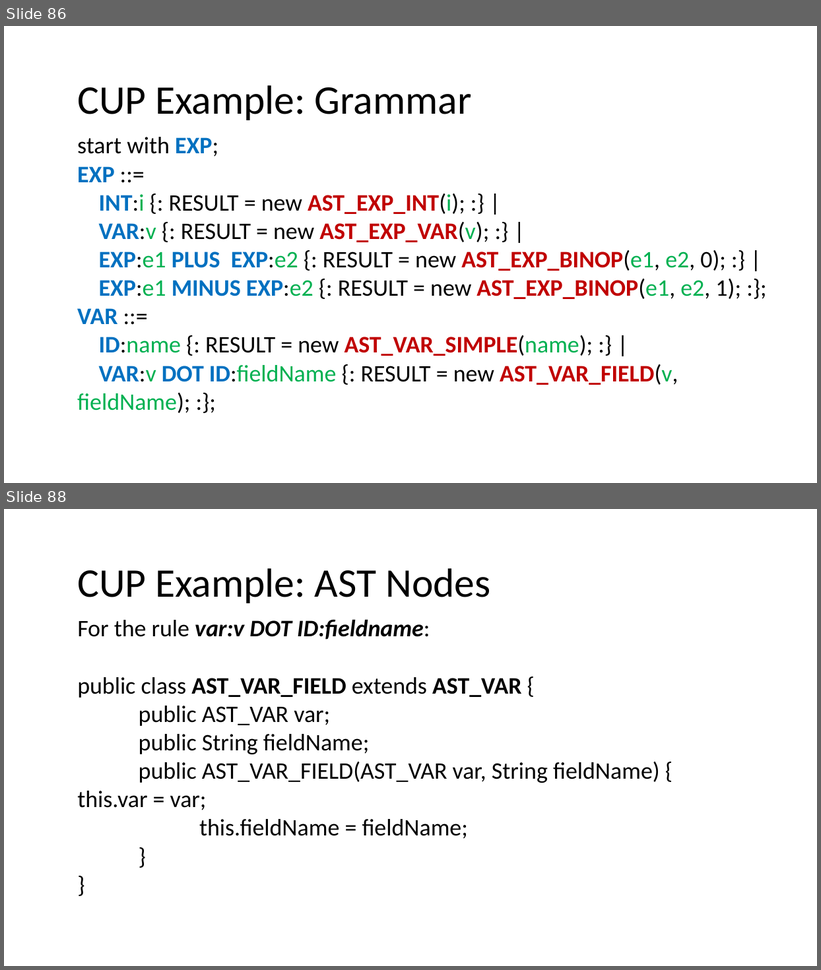
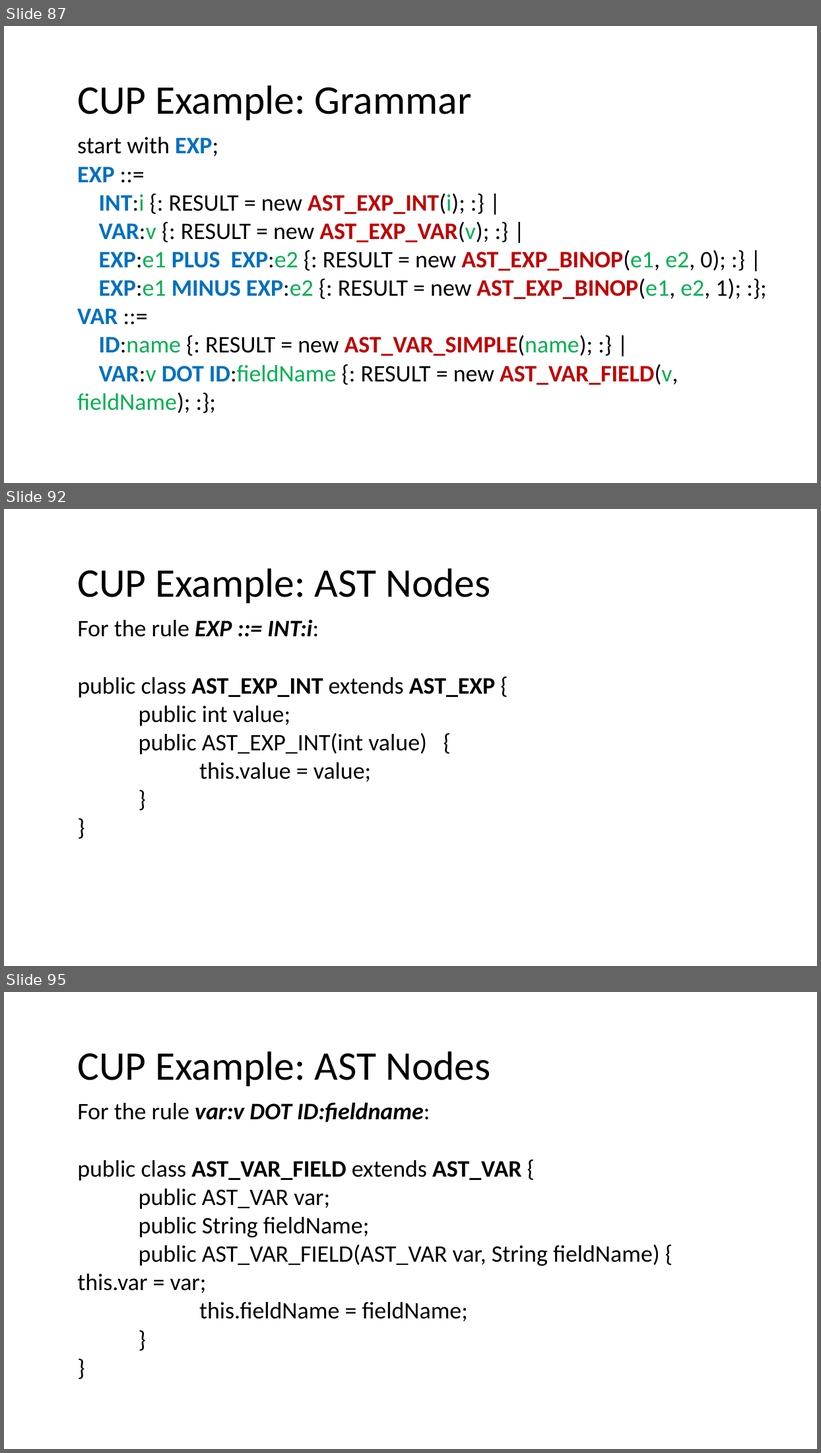
Before and after one commit to nivshani/compilation, a slide deck: slides/bottom_up_parsing.pptx. Shown one above the other, each under a label of ours: slides 86 and 88 before the commit, slides 87, 92 and 95 after it; the slides between them are not shown. The pictures are 821x970 and 821x1453 pixels, drawn with LibreOffice and Linux fonts; fonts in the diff are those of the drawing. Boxes give left, top, right and bottom in pixels: in the first picture for what was removed or moved away, otherwise in the second. Text is boxed around its words. In the diff, an @@ line names an element or a change of style, - is before the commit and + after.

```diff
--- a/slides/bottom_up_parsing.pptx
+++ b/slides/bottom_up_parsing.pptx
@@ slide 92 added at <box>4,509,817,966</box>, background #FFFFFF @@
@@ text added at <box>77,568,490,603</box>, 48 pt, text #000000 @@
+CUP Example: AST Nodes
@@ text added at <box>77,619,495,782</box>, 28 pt, text #000000 @@
+For the rule EXP ::= INT:i:
+public class AST_EXP_INT extends AST_EXP {
+public int value;
+public AST_EXP_INT(int value) {
+this.value = value;
+}
+}
@@ what was slide 86 is now slide 87 @@
@@ what was slide 88 is now slide 95 @@
```
Also in this commit, not shown: 3 slides changed, 6 other slides added, 1 other file.
